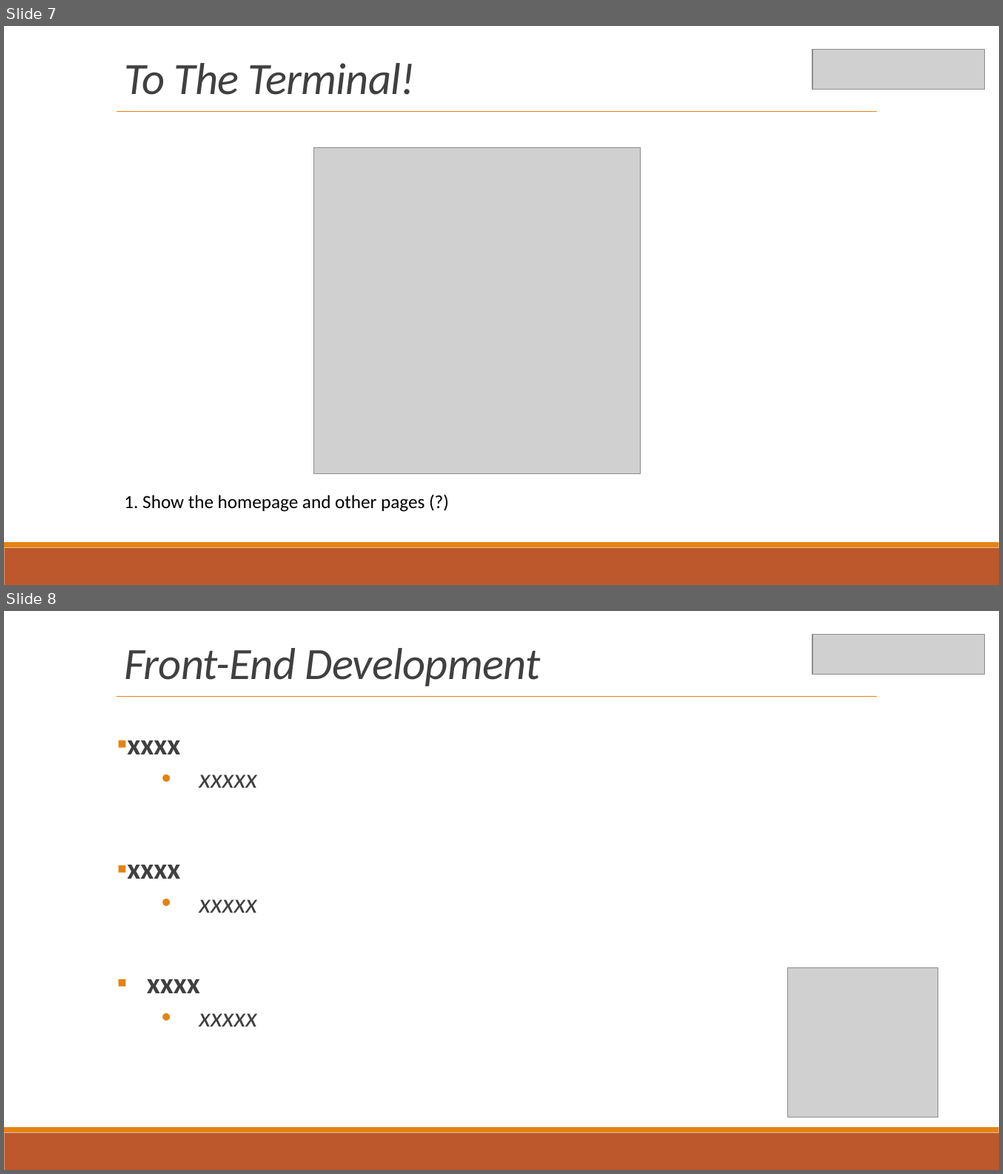
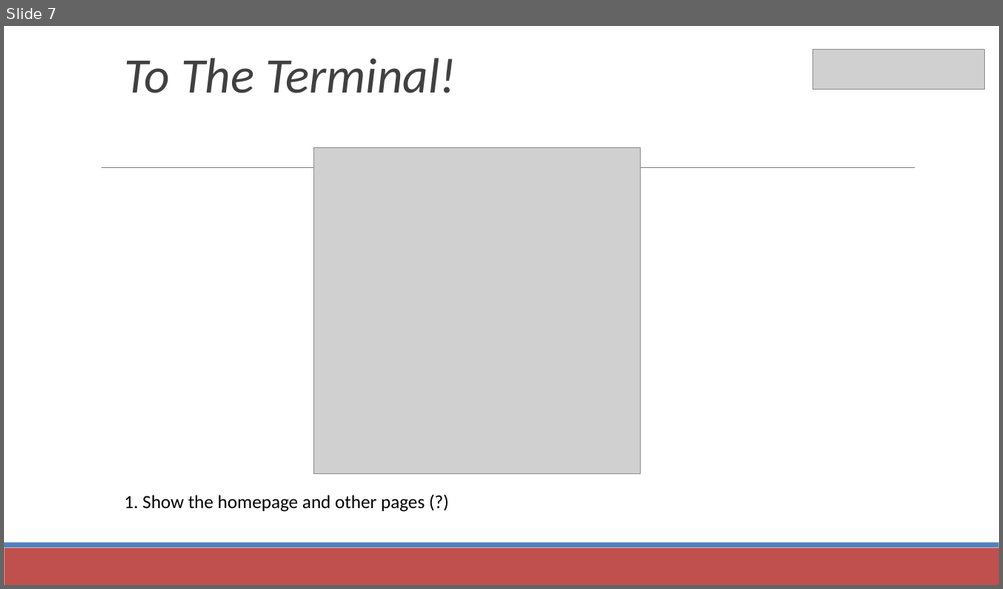
Before and after one commit to Saint-Louis-Full-Stack-Web-Development/presentations, a slide deck: meetup_20180214---FULL_STACK v1.pptx. Shown one above the other, each under a label of ours: slides 7 and 8 before the commit, slide 7 after it. The pictures are 1003x1174 and 1003x589 pixels, drawn with LibreOffice and Linux fonts; fonts in the diff are those of the drawing; grey boxes stand for pictures. Boxes give left, top, right and bottom in pixels: in the first picture for what was removed or moved away, otherwise in the second. Text is boxed around its words. In the diff, an @@ line names an element or a change of style, - is before the commit and + after.

Commit message:
Updated version control and front end slides

```diff
--- a/meetup_20180214---FULL_STACK v1.pptx
+++ b/meetup_20180214---FULL_STACK v1.pptx
@@ slide 8 removed at [4,611,999,1170], background #FFFFFF; not listed: 2 template elements that a slide beside it also shows @@
@@ title removed at [125,648,540,686] @@
-Front-End Development
@@ picture removed at [812,634,984,675] @@
@@ line removed from (116, 697) to (876, 697) @@
@@ text removed at [127,741,257,1027] @@
-▪ xxxx
-  • xxxxx
-▪ xxxx
-  • xxxxx
-▪ xxxx
-  • xxxxx
@@ picture removed at [788,968,937,1118] @@
@@ slide 7 changed as well @@
@@ text "To The Terminal!" at [124,58,456,93]: size 43.2 to 48 pt, letter spacing -0.5 to 0 pt @@
@@ line removed from (116, 112) to (876, 112) @@
@@ line added from (102, 168) to (915, 168), #808080 0.51 pt @@
@@ rectangle at [4,548,999,585]: fill #BD582C to #C0504D @@
@@ rectangle at [4,543,999,548]: fill #E48312 to #4F81BD @@
```
Also in this commit, not shown: 21 other slides changed, 3 slides added, 1 other slide removed.
